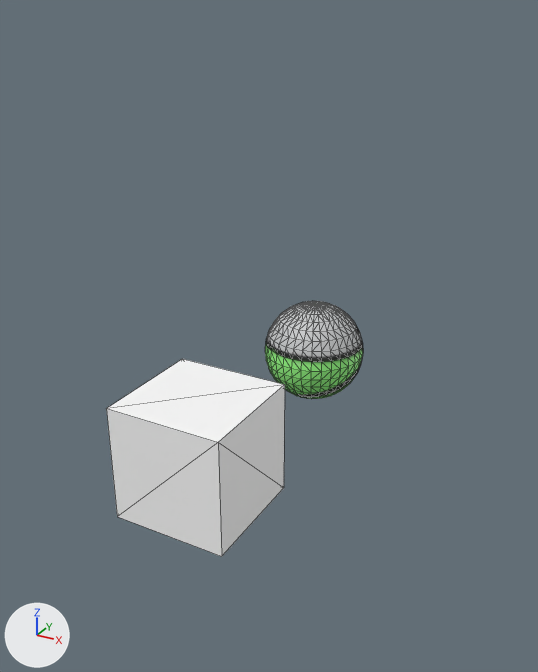
The Blender file Resources/LevelData/LevelData1/LevelEditor.blend, before and after one commit.
Camera for both pictures: a camera (50 mm lens) standing at (5.94, -8.51, 6.54) and looking at (1.13, 0.23, 2.17). Every picture has the same lights, and +X, +Y and +Z are marked at lower left. Mesh edges are drawn as thin lines.

The older version as bpy lines, for what is in view:
```python
me_cube = bpy.data.meshes.new('Cube')
me_cube.from_pydata(...)  # a box spanning x -1.0..1.0, y -1.0..1.0, z -1.0..1.0
me_cube.materials.append(mat_material)  # picture img_test_png
me_td2_enemy_004 = bpy.data.meshes.new('TD2_Enemy.004')
me_td2_enemy_004.from_pydata(...)  # a UV sphere (32 segments, 16 rings, poles along x) spanning x -1.16..0.84, y -1.0..1.0, z -0.94..1.06
me_td2_enemy_004.materials.append(mat_マテリアル_004)  # picture img_enemy_png_001
ob_cube = bpy.data.objects.new('Cube', me_cube)
ob_cube.location = (0.0, 0.0, 0.0)
ob_td2_enemy = bpy.data.objects.new('TD2_Enemy', me_td2_enemy_004)
ob_td2_enemy.location = (0.0, 4.08, 0.0)
ob_td2_enemy.rotation_euler = (0.0, 1.571, 0.0)  # degrees (0, 90, 0)
```
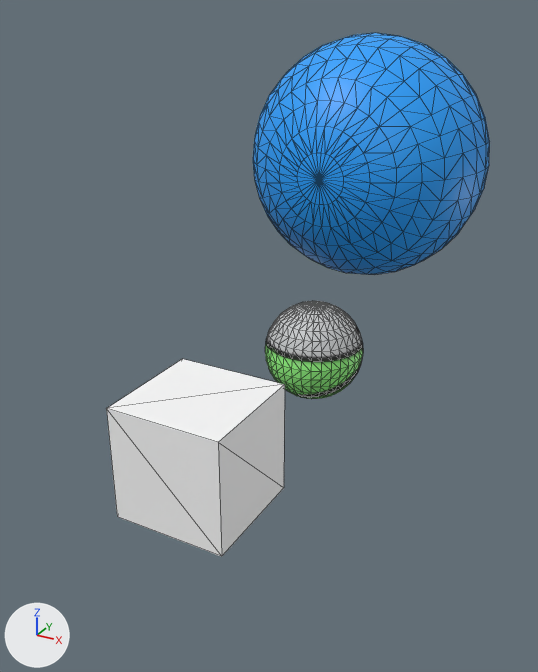
The newer file is also turned or shifted as a whole; pictures and numbers use the older file's frame.

Changed parts and their boxes [x1, y1, x2, y2] in the pictures (538 x 672 px):
```json
{"object": "Sphere", "change": "added", "after": [253, 33, 490, 274], "on screen": "blue"}
```

Scene script edits in JSON lines:
```json
{"op": "add", "block": "img_sphere_png_001", "code": ["img_sphere_png_001 = load_image('Sphere.png.001', 'Sphere/Sphere.png', 1024, 1024, 'sRGB')"]}
{"op": "add", "block": "mat_マテリアル_007", "code": ["mat_マテリアル_007 = principled_material('マテリアル.007')", "mat_マテリアル_007.texture = img_sphere_png_001"]}
{"op": "add", "block": "me_sphere_002", "code": ["me_sphere_002 = bpy.data.meshes.new('Sphere.002')", "me_sphere_002.from_pydata(...)  # a UV sphere (32 segments, 16 rings, poles along y) spanning x -1.02..0.98, y -0.97..1.03, z -1.0..1.0", "me_sphere_002.materials.append(mat_マテリアル_007)  # picture img_sphere_png_001"]}
{"op": "add", "block": "ob_sphere", "code": ["ob_sphere = bpy.data.objects.new('Sphere', me_sphere_002)", "ob_sphere.location = (3.56, -2.43, 5.35)", "ob_sphere.rotation_euler = (0.0, 1.571, 0.0)  # degrees (0, 90, 0)"]}
```
